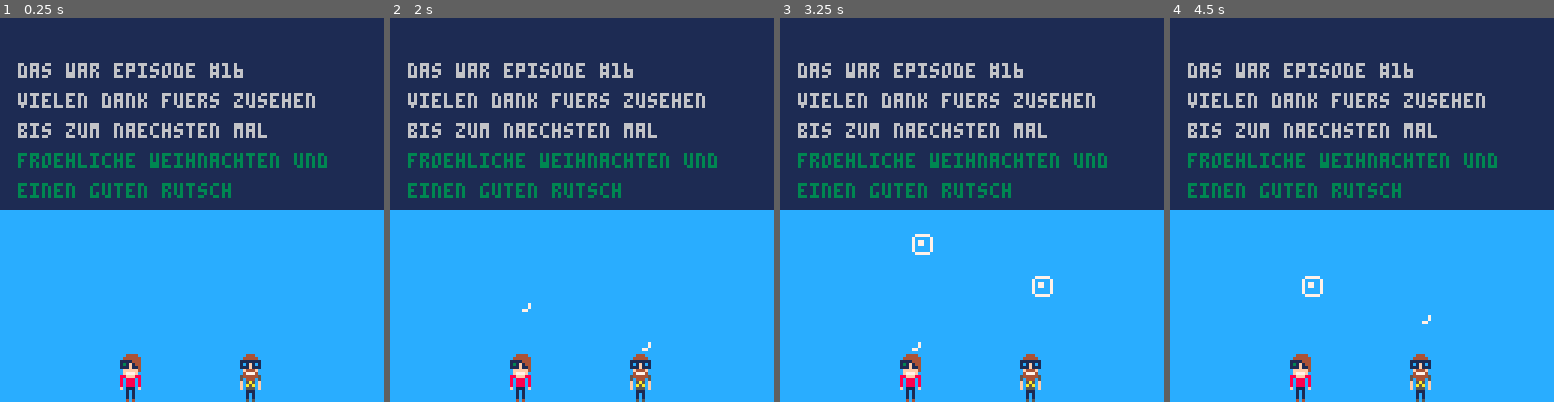
Above: before the commit, frames 1-4 (left to right).
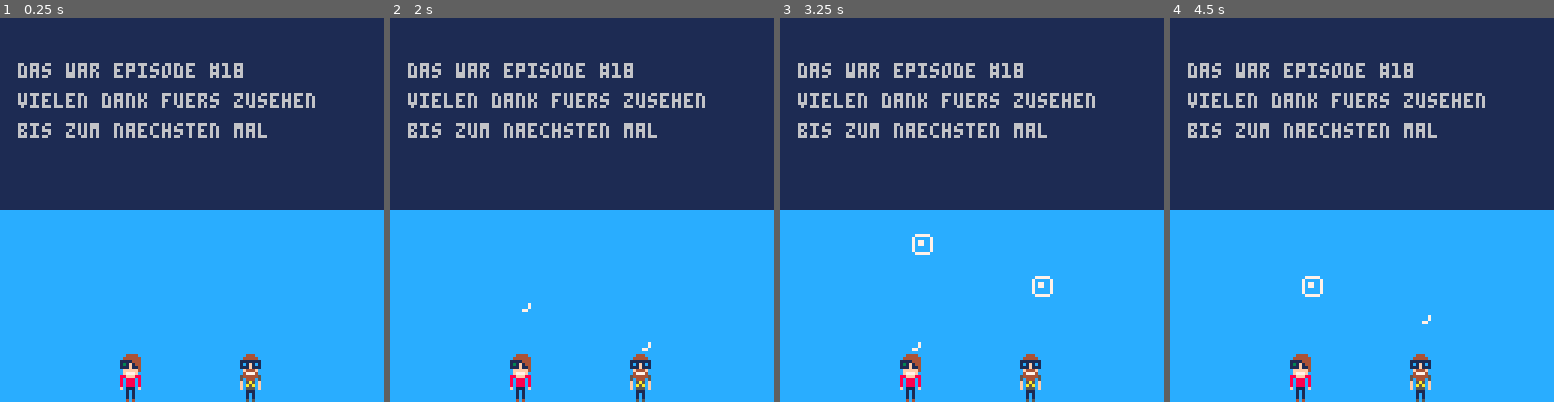
Above: after the commit, the same moments.

Repository: zothynine/picoheads
Game: PICO-8 cartridge outro.p8
Two runs of this game, one before a commit and one after it. Both use one fixed random seed, a clock stepped at 60 frames per second and the inputs below.
Inputs:
- Up to frame 1 (0.25 s): no input
- Up to frame 2 (2 s): no input
- Up to frame 3 (3.25 s): no input
- Up to frame 4 (4.5 s): no input

The runs differ from the first frame. In frame 1, 2.4% of the frame differs, in the area x 4-86%, y 11-47%; in frame 2, 2.4%; in frame 3, 2.4%; in frame 4, 2.4%.

Commit message:
Vorbereitungen Episode 18

Diff:
--- a/outro.p8
+++ b/outro.p8
@@ -83,11 +83,9 @@
 function _draw()
 	cls()
 	map(0,0,0,0,16,16)
-	print("das war episode #16",txt_x,y-97,6)
+	print("das war episode #18",txt_x,y-97,6)
 	print("vielen dank fuers zusehen",txt_x,y-87,6)
 	print("bis zum naechsten mal",txt_x,y-77,6)
-	print("froehliche weihnachten und",txt_x,y-67,3)
-	print("einen guten rutsch",txt_x,y-57,3)
 	spr(0,mx,y,1,2)
 	spr(32,kx,y,1,2)
 	--print("wir danken:",txt_x,y+20,6)
@@ -97,10 +95,11 @@
 	print("wir danken",txt_x,y+25,6)
 	print("der tollen community",txt_x,y+35,6)
 	print("auf derstandard.at",txt_x,y+45,6)
-	print("episode #17 am 8.1. - 19:00",txt_x,y+55,7)
+	print("episode #18 am 15.1. - 19:00",txt_x,y+55,7)
 	print("auf dst.at/picoheads",txt_x,y+65,7)
 	print("twitter:",txt_x,y+90,7)
 	print("@freddychops, @zothynine",txt_x,y+100,7)
+	print("picoheads.at (in arbeit)",txt_x,y+110,7)
 	for row=0,16 do
 		for colm=0,8 do
 			if not pixel_under_water(colm,row) then
--- a/starting-soon.p8
+++ b/starting-soon.p8
@@ -89,7 +89,7 @@
 	map(0,0,0,0,16,16)
 	print("wir entwickeln",6,15,6)
 	print("presented by picoheads",6,25,6)
-	print("episode #16 startet in kuerze",6,35,6)
+	print("episode #18 startet in kuerze",6,35,6)
 	spr(0,mx,y,1,2)
 	spr(32,kx,y,1,2)
 
